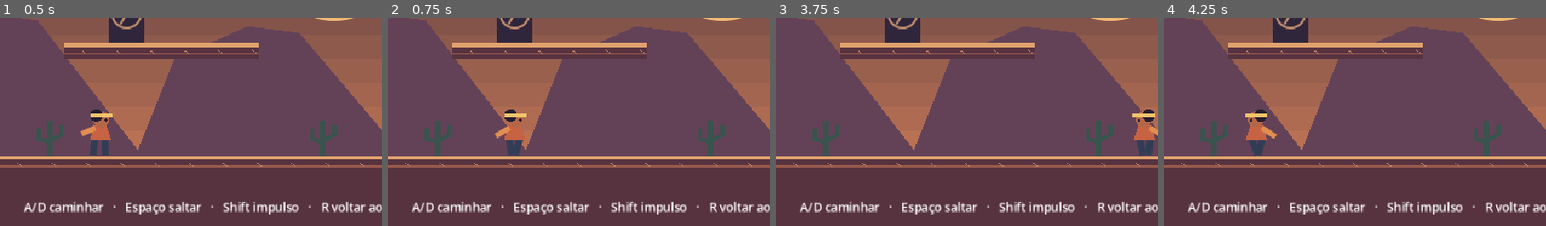
Above: before the commit, frames 1-4 (left to right).
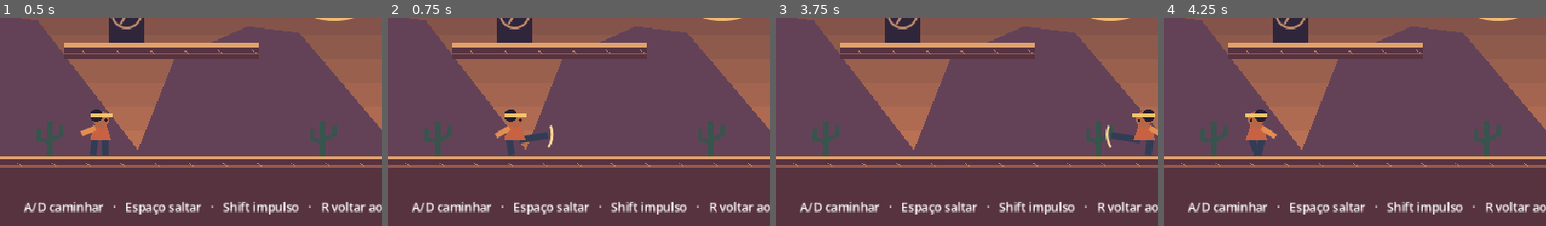
Above: after the commit, the same moments.

Repository: JefferssonAllves/GameDev
Game: Godot game, scene res://raizes-do-brasil/station.tscn
Same seed, same stepped clock (60 frames per second), same inputs: the game is played once before the commit and once after it.
Inputs (mouse positions are % of the whole screen's width and height, from its top left):
- Up to frame 1 (0.5 s): no input
- Up to frame 2 (0.75 s): tap Enter at 0.5 s; move the mouse to (72, 43) at 0.52 s; hold D (move_right) from 0.53 s (still down); tap J (attack, bound only after the commit) at 0.6 s; click (72, 43) at 0.67 s
- Up to frame 3 (3.75 s): tap Space (jump) at 0.77, 1.07, 1.52, 1.55, 1.82, 2.1, 3.02, 3.32 s; tap E (interact, bound only after the commit) at 0.8, 1.35, 3.05 s; move the mouse to (30, 54) at 1.27 s; release D (move_right) at 1.28 s; hold A (move_left) 1.28-2.03 s; move the mouse to (60, 26) at 2.02 s; hold D (move_right) 2.03-3.53 s; tap J (attack, bound only after the commit) at 2.3, 3.6 s; move the mouse to (45, 69) at 2.77 s; tap Shift (dash) at 2.85 s; click (45, 69) at 2.92 s; move the mouse to (80, 64) at 3.52 s; hold A (move_left) from 3.53 s (still down)
- Up to frame 4 (4.25 s): keep holding A (move_left); tap Space (jump) at 3.77, 3.8, 4.07 s; tap R (restart) at 4.15 s
The pictures show only the part of the screen within x 0-50%, y 50-100%; the shares and areas given below are measured in that part.

Frame 1 is identical in both runs. In frame 2, 0.4% of the frame differs, in the area x 33-44%, y 51-67%; in frame 3, 0.4%; in frame 4, nothing differs.

Commit message:
Cria o primeiro arco com o Guardião da Seca

Diff:
--- a/project.godot
+++ b/project.godot
@@ -19,3 +19,5 @@
 jump={"deadzone":0.25,"events":[Object(InputEventKey,"physical_keycode":32), Object(InputEventJoypadButton,"device":-1,"button_index":0)]}
 dash={"deadzone":0.25,"events":[Object(InputEventKey,"physical_keycode":4194325), Object(InputEventJoypadButton,"device":-1,"button_index":1)]}
 restart={"deadzone":0.25,"events":[Object(InputEventKey,"physical_keycode":82), Object(InputEventJoypadButton,"device":-1,"button_index":3)]}
+attack={"deadzone":0.25,"events":[Object(InputEventKey,"physical_keycode":74), Object(InputEventJoypadButton,"device":-1,"button_index":2)]}
+interact={"deadzone":0.25,"events":[Object(InputEventKey,"physical_keycode":69), Object(InputEventJoypadButton,"device":-1,"button_index":9)]}
--- /dev/null
+++ b/raizes-do-brasil/gatehouse.gd
@@ -0,0 +1,140 @@
+extends Node2D
+
+enum State { WAIT, WARNING, SWEEP, EXPOSED, WON }
+
+const START := Vector2(165, 452)
+const CORE := Vector2(704, 416)
+const MAX_HEALTH := 9
+const MAX_LIFE := 4
+
+var health := MAX_HEALTH
+var life := MAX_LIFE
+var state := State.WAIT
+var remaining := 1.3
+var hit_grace := 0.0
+var wave_x := 0.0
+var wave_direction := -1.0
+var wave_count := 0
+var wave_hit := false
+
+@onready var traveler = $Traveler
+@onready var status: Label = $Interface/Status
+
+
+func _ready() -> void:
+	traveler.impulse_unlocked = true
+	traveler.kick.connect(_on_kick)
+	_update_status()
+
+
+func _physics_process(delta: float) -> void:
+	traveler.position.x = clampf(traveler.position.x, 20.0, 940.0)
+	if state == State.WON:
+		if Input.is_action_just_pressed("interact"):
+			get_tree().change_scene_to_file("res://raizes-do-brasil/station.tscn")
+		return
+	if Input.is_action_just_pressed("restart"):
+		_restart()
+		return
+	hit_grace = maxf(0.0, hit_grace - delta)
+	remaining -= delta
+	if state == State.SWEEP:
+		wave_x += wave_direction * (560.0 + _phase() * 80.0) * delta
+		if not wave_hit and hit_grace <= 0.0 and absf(traveler.position.x - wave_x) < 26.0 and traveler.position.y > 424.0:
+			wave_hit = true
+			life -= 1
+			if life == 0:
+				_restart()
+				return
+			hit_grace = 0.75
+			_update_status()
+	if remaining > 0.0:
+		return
+	match state:
+		State.WAIT:
+			wave_count = _phase()
+			_warn()
+		State.WARNING:
+			wave_x = CORE.x
+			wave_hit = false
+			_enter(State.SWEEP, 1.15)
+		State.SWEEP:
+			wave_count -= 1
+			if wave_count > 0:
+				_warn()
+			else:
+				_enter(State.EXPOSED, 2.65)
+		State.EXPOSED:
+			_enter(State.WAIT, 0.5)
+
+
+func _warn() -> void:
+	wave_direction = -1.0 if traveler.position.x <= CORE.x else 1.0
+	_enter(State.WARNING, 0.77 - 0.09 * _phase())
+
+
+func _phase() -> int:
+	return 1 if health > 6 else (2 if health > 3 else 3)
+
+
+func _on_kick(foot: Vector2, direction: float) -> void:
+	var offset := CORE - (foot - Vector2(0, 26))
+	if state != State.EXPOSED or offset.x * direction < -10.0 or absf(offset.x) > 72.0 or absf(offset.y) > 47.0:
+		return
+	health -= 1
+	if health == 0:
+		_enter(State.WON, 0.0)
+	else:
+		_update_status()
+
+
+func _enter(next_state: State, duration: float) -> void:
+	state = next_state
+	remaining = duration
+	_update_status()
+
+
+func _restart() -> void:
+	health = MAX_HEALTH
+	life = MAX_LIFE
+	hit_grace = 0.0
+	traveler.return_to(START)
+	_enter(State.WAIT, 1.3)
+
+
+func _update_status() -> void:
+	if state == State.WON:
+		status.text = "A água voltou à vila.  ·  Arco concluído.  ·  E / LB para recomeçar."
+		return
+	var hint: String = ["Aproxime-se do Guardião.", "Onda iminente. Prepare o salto!",
+		"Salte sobre a onda.", "Núcleo aberto. Aproxime-se e chute!"][state]
+	status.text = "Vida %d/%d   ·   Guardião %d/%d   ·   Fase %d   ·   %s" % [life, MAX_LIFE, health, MAX_HEALTH, _phase(), hint]
+
+
+func _process(_delta: float) -> void:
+	queue_redraw()
+
+
+func _draw() -> void:
+	draw_rect(Rect2(0, 0, 960, 540), Color("#192937"))
+	draw_rect(Rect2(0, 148, 960, 304), Color("#263e47"))
+	for x in range(48, 960, 118):
+		draw_rect(Rect2(x, 148, 24, 304), Color("#304953"))
+		draw_rect(Rect2(x - 7, 150, 38, 12), Color("#45656a"))
+	draw_rect(Rect2(0, 452, 960, 88), Color("#16252d"))
+	draw_line(Vector2(0, 452), Vector2(960, 452), Color("#83b4a1"), 3.0)
+	var water := Color("#6dc7ba") if state == State.WON else Color("#406277")
+	draw_rect(Rect2(775, 170, 52, 282), water)
+	for y in range(180, 445, 27):
+		draw_line(Vector2(785, y), Vector2(815, y + 9), water.lightened(0.22), 2.0)
+	var shell := Color("#68454b").lerp(Color("#ab704f"), (_phase() - 1) / 2.0) if state != State.WON else Color("#4b786b")
+	draw_rect(Rect2(CORE.x - 51, 271, 102, 181), shell)
+	draw_arc(Vector2(CORE.x, 320), 44, PI, TAU, 22, Color("#cf9b6c"), 5.0, true)
+	draw_line(Vector2(CORE.x - 46, 375), Vector2(CORE.x + 46, 375), Color("#38313d"), 6.0)
+	var lamp := Color("#83dbb4") if state in [State.EXPOSED, State.WON] else Color("#edaa66")
+	draw_circle(CORE, 20.0, lamp.darkened(0.65))
+	draw_circle(CORE, 12.0, lamp)
+	if state == State.WARNING:
+		draw_line(Vector2(CORE.x, 445), Vector2(0 if wave_direction < 0 else 960, 445), Color("#fbc176"), 3.0)
+	if state == State.SWEEP:
+		draw_colored_polygon(PackedVector2Array([Vector2(wave_x - 24, 452), Vector2(wave_x - 9, 434), Vector2(wave_x + 5, 422), Vector2(wave_x + 25, 452)]), Color("#f2ad68"))
--- /dev/null
+++ b/raizes-do-brasil/gatehouse.tscn
@@ -0,0 +1,38 @@
+[gd_scene format=3]
+
+[ext_resource type="Script" path="res://raizes-do-brasil/gatehouse.gd" id="1"]
+[ext_resource type="PackedScene" path="res://raizes-do-brasil/traveler.tscn" id="2"]
+
+[sub_resource type="RectangleShape2D" id="Floor"]
+size = Vector2(960, 170)
+
+[node name="Gatehouse" type="Node2D"]
+script = ExtResource("1")
+
+[node name="Floor" type="StaticBody2D" parent="."]
+
+[node name="Collision" type="CollisionShape2D" parent="Floor"]
+position = Vector2(480, 537)
+shape = SubResource("Floor")
+
+[node name="Traveler" parent="." instance=ExtResource("2")]
+position = Vector2(165, 452)
+
+[node name="Interface" type="CanvasLayer" parent="."]
+
+[node name="Title" type="Label" parent="Interface"]
+offset_left = 28.0
+offset_top = 19.0
+theme_override_font_sizes/font_size = 28
+text = "CASA DAS COMPORTAS"
+
+[node name="Status" type="Label" parent="Interface"]
+offset_left = 30.0
+offset_top = 61.0
+theme_override_font_sizes/font_size = 17
+
+[node name="Controls" type="Label" parent="Interface"]
+offset_left = 30.0
+offset_top = 505.0
+theme_override_font_sizes/font_size = 15
+text = "J / X chutar   ·   Espaço / A saltar   ·   Shift / B impulso   ·   R / Y reiniciar duelo"
--- a/raizes-do-brasil/station.gd
+++ b/raizes-do-brasil/station.gd
@@ -43,7 +43,10 @@
 	if traveler.impulse_unlocked and not complete and center.distance_to(RELAY) < 35.0:
 		complete = true
 		checkpoint = Vector2(159, 310)
-		objective.text = "Estação religada  ·  O vento voltou a ligar as comunidades."
+		objective.text = "Estação religada  ·  E / LB junto ao relé abre a Casa das Comportas."
+
+	if complete and center.distance_to(RELAY) < 55.0 and Input.is_action_just_pressed("interact"):
+		get_tree().change_scene_to_file("res://raizes-do-brasil/gatehouse.tscn")
 
 
 func _process(delta: float) -> void:
--- a/raizes-do-brasil/station.tscn
+++ b/raizes-do-brasil/station.tscn
@@ -1,24 +1,13 @@
 [gd_scene format=3]
 
 [ext_resource type="Script" path="res://raizes-do-brasil/station.gd" id="1"]
-[ext_resource type="Script" path="res://raizes-do-brasil/traveler.gd" id="2"]
-
-[sub_resource type="CapsuleShape2D" id="Body"]
-radius = 13.0
-height = 40.0
+[ext_resource type="PackedScene" path="res://raizes-do-brasil/traveler.tscn" id="2"]
 
 [node name="Station" type="Node2D"]
 script = ExtResource("1")
 
-[node name="Traveler" type="CharacterBody2D" parent="."]
+[node name="Traveler" parent="." instance=ExtResource("2")]
 position = Vector2(125, 452)
-collision_layer = 2
-collision_mask = 1
-script = ExtResource("2")
-
-[node name="Body" type="CollisionShape2D" parent="Traveler"]
-position = Vector2(0, -20)
-shape = SubResource("Body")
 
 [node name="Camera" type="Camera2D" parent="."]
 position = Vector2(480, 270)
--- a/raizes-do-brasil/tests/station_test.gd
+++ b/raizes-do-brasil/tests/station_test.gd
@@ -60,8 +60,57 @@
 	await _ticks(45)
 	Input.action_release("move_left")
 	_check(station.complete, "Alcançar o relé com a brasa conclui a estação")
-	print("Estação do Vento: %d falhas" % failures)
+	player.position = Vector2(159, 310)
+	Input.action_press("interact")
+	await scene_changed
+	Input.action_release("interact")
+	await _test_guardian()
+	print("Estação do Vento e Guardião: %d falhas" % failures)
 	quit(0 if failures == 0 else 1)
+
+
+func _test_guardian() -> void:
+	var room := current_scene
+	_check(room.scene_file_path.ends_with("/gatehouse.tscn"), "O relé abre a Casa das Comportas")
+	var player := room.get_node("Traveler") as CharacterBody2D
+	_check(player.impulse_unlocked, "O impulso é mantido na nova sala")
+	await _ticks(205)
+	_check(room.life == 3, "A primeira onda causa um único dano")
+	Input.action_press("restart")
+	await _ticks(3)
+	Input.action_release("restart")
+	_check(room.life == 4, "Reiniciar recupera a vida")
+	player.position = Vector2(652, 452)
+	player.facing = 1.0
+	await _kick()
+	_check(room.health == 9, "O núcleo fechado protege o Guardião")
+	for phase in range(1, 4):
+		for tick in range(680):
+			if room.state == room.State.EXPOSED:
+				Input.action_release("jump")
+				break
+			if room.state == room.State.WARNING and room.remaining <= 0.15 and player.is_on_floor():
+				Input.action_press("jump")
+			if room.state == room.State.SWEEP and room.remaining < 0.85:
+				Input.action_release("jump")
+			await physics_frame
+		_check(room.state == room.State.EXPOSED and room._phase() == phase, "O Guardião abre o núcleo em cada fase")
+		for hit in range(3):
+			await _kick()
+		_check(room.health == 9 - phase * 3, "Cada chute válido acerta uma vez")
+		if phase < 3:
+			for tick in range(250):
+				if room.state != room.State.EXPOSED:
+					break
+				await physics_frame
+	_check(room.state == room.State.WON, "O último golpe encerra o arco")
+
+
+func _kick() -> void:
+	Input.action_press("attack")
+	await _ticks(2)
+	Input.action_release("attack")
+	await _ticks(16)
 
 
 func _ticks(count: int) -> void:
--- a/raizes-do-brasil/traveler.gd
+++ b/raizes-do-brasil/traveler.gd
@@ -1,4 +1,6 @@
 extends CharacterBody2D
+
+signal kick(foot: Vector2, direction: float)
 
 const SPEED := 230.0
 const GRAVITY := 1500.0
@@ -11,9 +13,17 @@
 var _coyote_time := 0.0
 var _jump_buffer := 0.0
 var _stride := 0.0
+var _kick_left := 0.0
 
 
 func _physics_process(delta: float) -> void:
+	if _kick_left > 0.0:
+		var previous := _kick_left
+		_kick_left = maxf(_kick_left - delta, 0.0)
+		if previous > 0.16 and _kick_left <= 0.16:
+			kick.emit(position, facing)
+	elif Input.is_action_just_pressed("attack"):
+		_kick_left = 0.25
 	var grounded := is_on_floor()
 	var direction := Input.get_axis("move_left", "move_right")
 	_coyote_time = 0.10 if grounded else maxf(0.0, _coyote_time - delta)
@@ -48,6 +58,7 @@
 	position = checkpoint
 	velocity = Vector2.ZERO
 	_dash_left = 0.0
+	_kick_left = 0.0
 	_coyote_time = 0.0
 	_jump_buffer = 0.0
 	_impulse_available = false
@@ -61,7 +72,10 @@
 		for i in range(3):
 			draw_line(Vector2(-62 + i * 11, -30 + i * 8), Vector2(-20, -30 + i * 8), Color("#eeb669"), 2.0)
 	draw_line(Vector2(-6, -21), Vector2(-8 + step, -2), Color("#323c55"), 8.0, true)
-	draw_line(Vector2(7, -20), Vector2(7 - step, -2), Color("#323c55"), 8.0, true)
+	var leg_end := Vector2(42, -26) if _kick_left > 0.09 and _kick_left <= 0.16 else Vector2(7 - step, -2)
+	draw_line(Vector2(7, -20), leg_end, Color("#323c55"), 8.0, true)
+	if leg_end.x > 30:
+		draw_arc(Vector2(18, -27), 30, -0.35, 0.55, 12, Color("#ffd797"), 3.0, true)
 	draw_polygon(PackedVector2Array([Vector2(-8,-38), Vector2(9,-38), Vector2(15,-20), Vector2(-12,-20)]), PackedColorArray([Color("#c76243")]))
 	draw_line(Vector2(-6, -35), Vector2(-22, -28 + step * 0.5), Color("#e28e51"), 6.0, true)
 	draw_circle(Vector2(2, -46), 10.0, Color("#b46748"))
--- /dev/null
+++ b/raizes-do-brasil/traveler.tscn
@@ -0,0 +1,16 @@
+[gd_scene format=3]
+
+[ext_resource type="Script" path="res://raizes-do-brasil/traveler.gd" id="1"]
+
+[sub_resource type="CapsuleShape2D" id="Body"]
+radius = 13.0
+height = 40.0
+
+[node name="Traveler" type="CharacterBody2D"]
+collision_layer = 2
+collision_mask = 1
+script = ExtResource("1")
+
+[node name="Body" type="CollisionShape2D" parent="."]
+position = Vector2(0, -20)
+shape = SubResource("Body")
Not shown, added: raizes-do-brasil/gatehouse.gd.uid
Not shown, changed: Raizes_do_Brasil_Prompt_Completo.md
